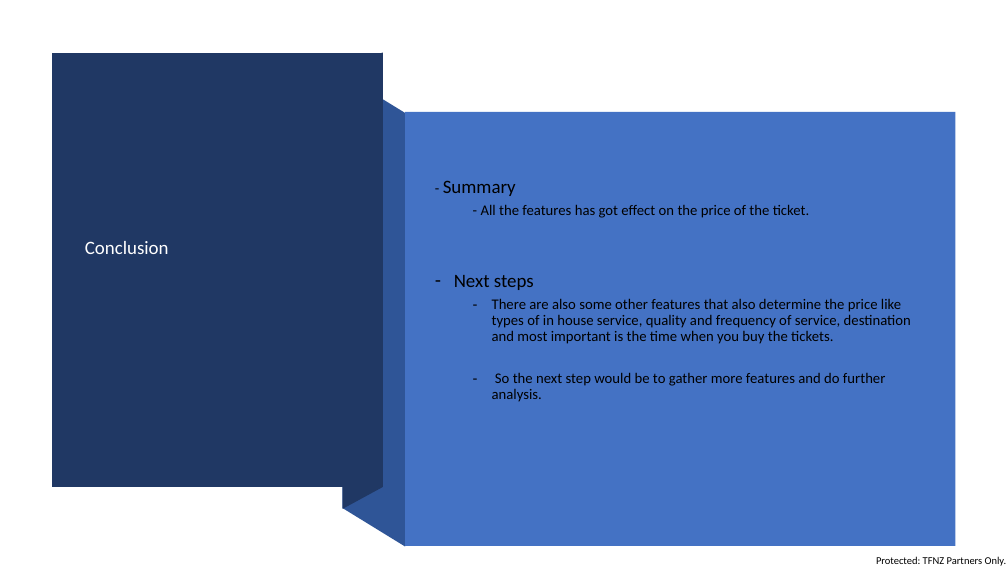
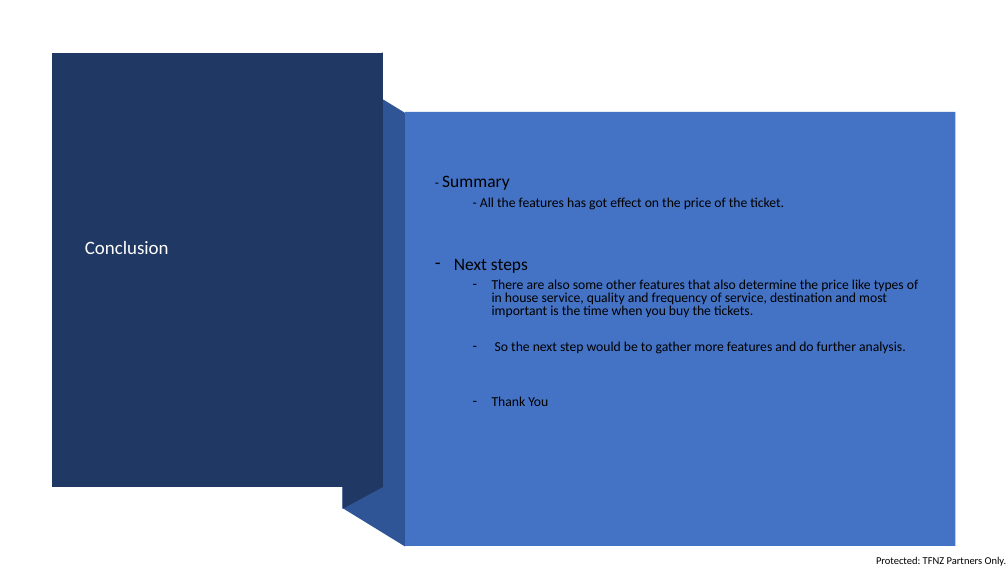
Before and after one commit to divraj2022/IOD_DIV, a slide deck: slide 13 of Mini Project 1/Mini Project 1.PPTX (slide 15 before the commit). Drawn at 1008x567 pixels with LibreOffice and Linux fonts; fonts in the diff are those of the drawing. Boxes give left, top, right and bottom in pixels: in the first picture for what was removed or moved away, otherwise in the second. Text is boxed around its words. In the diff, an @@ line names an element or a change of style, - is before the commit and + after.

```diff
--- a/Mini Project 1/Mini Project 1.PPTX
+++ b/Mini Project 1/Mini Project 1.PPTX
@@ text at (442,175,918,354): size 14 to 12.9 pt; size 18 to 16.6 pt in "Summary", "Next steps"; line spacing 0.9 to 0.8 @@
@@ text at (492,396,548,406): paragraph added @@
+  – Thank You
```
Also in this commit, not shown: 3 other slides changed, 5 slides added, 8 slides removed, 1 other file.
